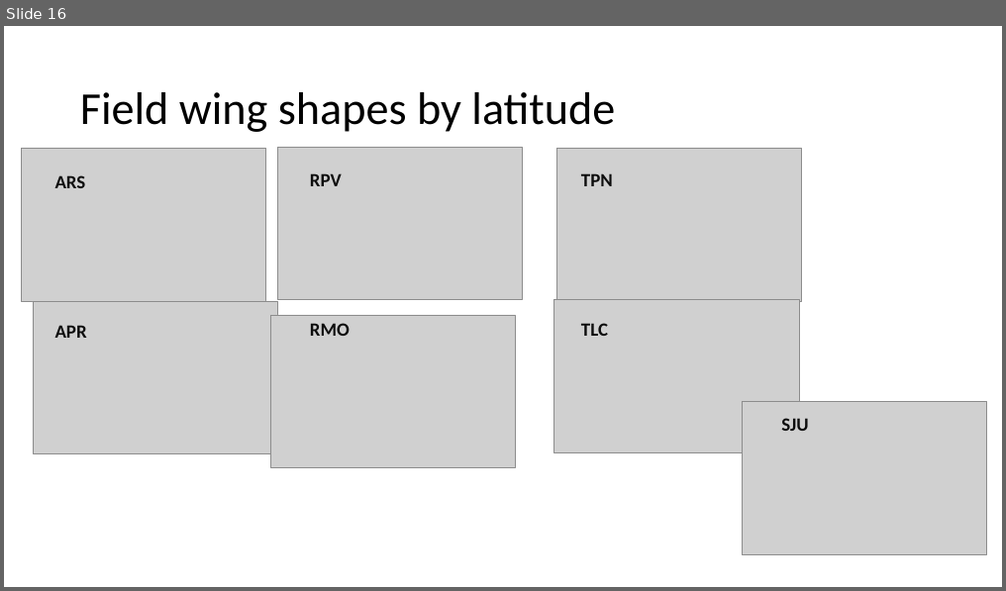
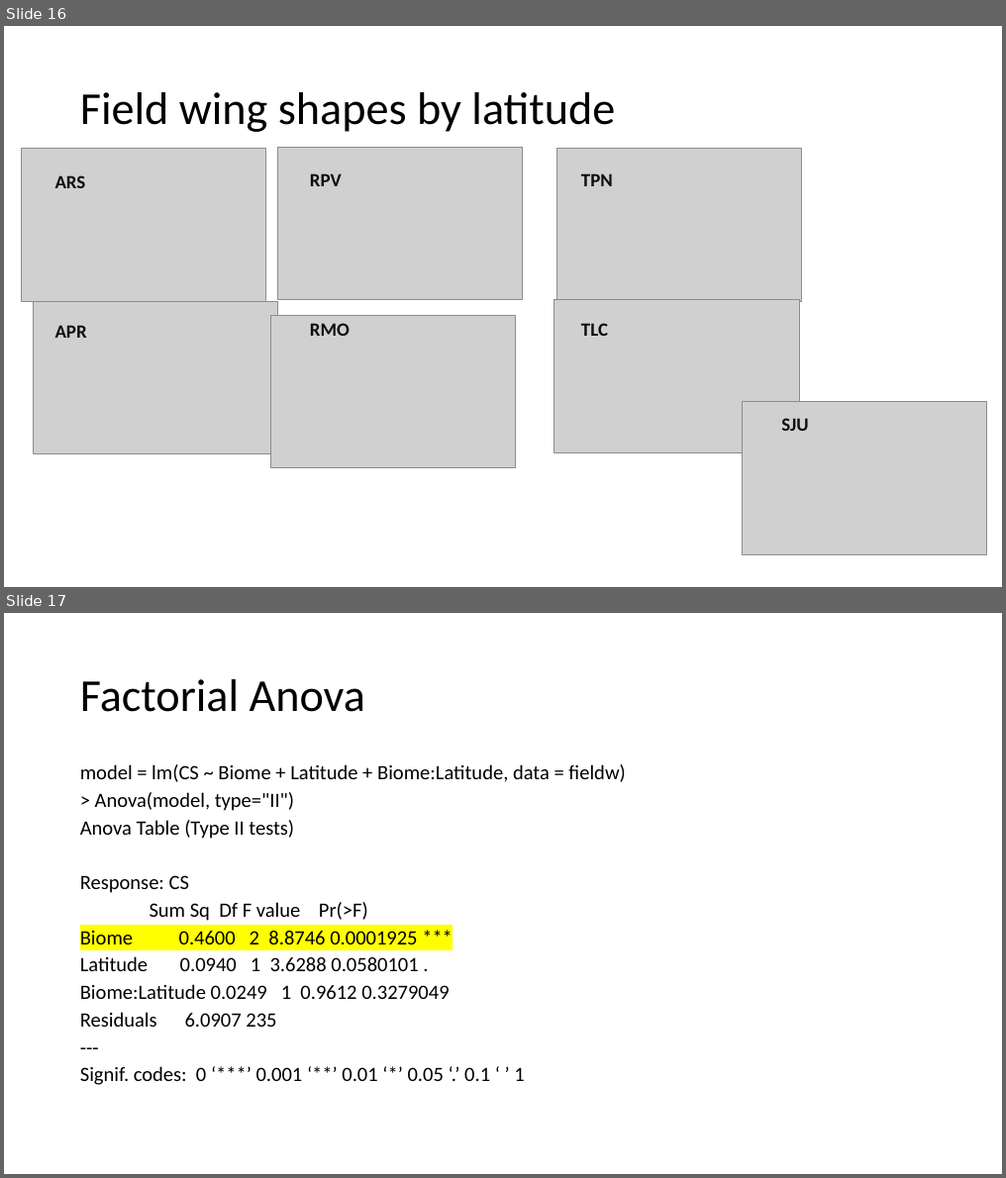
Before and after one commit to Virchu/wingproj, a slide deck: Gomez analysis plan/2017_10_15 Brazil Field An darlingi results.pptx. Shown one above the other, each under a label of ours: slide 16 before the commit, slides 16 and 17 after it. The pictures are 1006x591 and 1006x1178 pixels, drawn with LibreOffice and Linux fonts; fonts in the diff are those of the drawing; grey boxes stand for pictures. Boxes give left, top, right and bottom in pixels: in the first picture for what was removed or moved away, otherwise in the second. Text is boxed around its words. In the diff, an @@ line names an element or a change of style, - is before the commit and + after.

Commit message:
Cleaned up lab and field wings
Made better wing source files for future analysis of field and lab, excluded all trace of tpn 7

```diff
--- a/Gomez analysis plan/2017_10_15 Brazil Field An darlingi results.pptx
+++ b/Gomez analysis plan/2017_10_15 Brazil Field An darlingi results.pptx
@@ slide 17 added at box(4, 613, 1002, 1174), background #FFFFFF @@
@@ title added at box(80, 679, 365, 712), 44 pt, text #000000 @@
+Factorial Anova
@@ text added at box(80, 764, 625, 1085), 19.6 pt, text #000000 @@
+model = lm(CS ~ Biome + Latitude + Biome:Latitude, data = fieldw)
+> Anova(model, type="II")
+Anova Table (Type II tests)
+Response: CS
+Sum Sq Df F value Pr(>F)
+Biome 0.4600 2 8.8746 0.0001925 ***
+Latitude 0.0940 1 3.6288 0.0580101 .
+Biome:Latitude 0.0249 1 0.9612 0.3279049
+Residuals 6.0907 235
+---
+Signif. codes: 0 ‘***’ 0.001 ‘**’ 0.01 ‘*’ 0.05 ‘.’ 0.1 ‘ ’ 1
```
Also in this commit, not shown: 1 other slide added, 17 other files.
